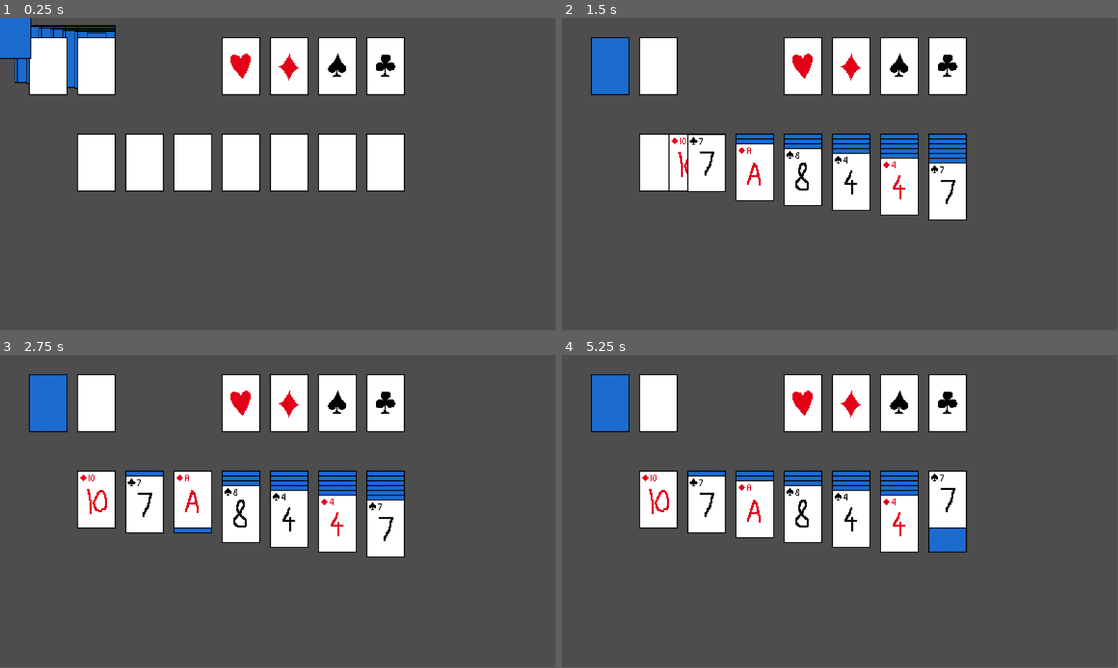
Above: before the commit, frames 1-4 (two rows, left to right).
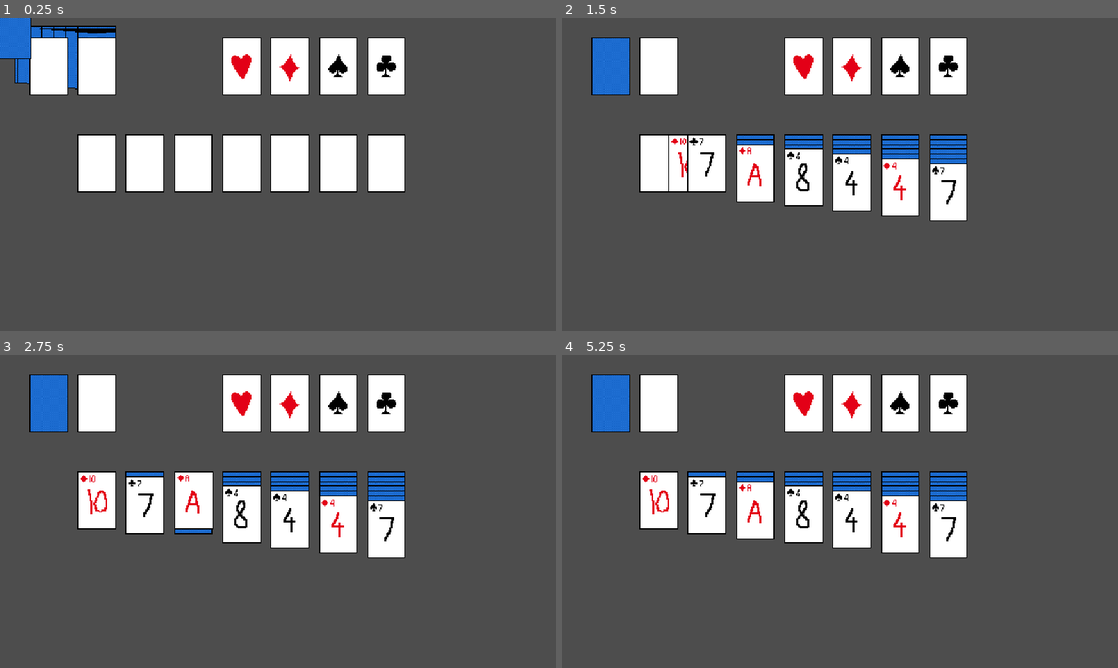
Above: after the commit, the same moments.

Repository: pnkmht135/Solitaire
Game: Godot game, scene res://Game.tscn
Two runs of this game, one before a commit and one after it. Both use one fixed random seed, a clock stepped at 60 frames per second and the inputs below.
Inputs (mouse positions are in pixels of both pictures, inside the frame that each line leads up to):
- Up to frame 1 (0.25 s): no input
- Up to frame 2 (1.5 s): move the mouse to (612, 89) at 0.52 s; press the mouse at (612, 89) at 0.53 s; move the mouse to (706, 161) at 1.27 s; release the mouse at (706, 161) at 1.28 s; click (706, 161) at 1.35 s
- Up to frame 3 (2.75 s): move the mouse to (194, 498) at 2.02 s; press the mouse at (194, 498) at 2.03 s
- Up to frame 4 (5.25 s): tap Enter at 2.75 s; move the mouse to (801, 498) at 2.77 s; release the mouse at (801, 498) at 2.78 s; click (801, 498) at 2.85 s; move the mouse to (851, 498) at 3.52 s; press the mouse at (851, 498) at 3.53 s; tap Space at 4.25 s; move the mouse to (901, 498) at 4.27 s; release the mouse at (901, 498) at 4.28 s; click (901, 498) at 4.35 s; move the mouse to (945, 498) at 5.02 s; press the mouse at (945, 498) at 5.03 s
In our replay, the window is 799x449 before the commit and 800x450 after it. These sizes can differ from the game's own. Grey fills any space a smaller window leaves; there, only what the larger window draws over its background counts as a difference.

The runs differ from the first frame. In frame 1, 2.4% of the frame differs, in the area x 0-73%, y 0-56%; in frame 2, 3.4%; in frame 3, 3.5%; in frame 4, 4.5%, in the area x 5-73%, y 6-65%.

Commit message:
Function: fiexed bug where card.index of child cards of a stack moved to tabluea was not being set. Fixed Stockpile step to use var not hardcoded. Added win condition handling with /party/ visual

Diff:
--- a/Game elements/card.gd
+++ b/Game elements/card.gd
@@ -93,3 +93,9 @@
 		if parent:
 			parent.move_to_front()
 		set_process(true)
+
+func party():
+	var tween = create_tween()
+	tween.set_parallel()
+	tween.tween_property(sprite,"scale",Vector2(0,0),1)
+	tween.tween_property(sprite,"rotation",360,1)
--- a/Game elements/foundation_pile.gd
+++ b/Game elements/foundation_pile.gd
@@ -3,6 +3,7 @@
 
 @onready var sprite_2d: Sprite2D = $Sprite2D
 @export var suit: Global.Suit= Global.Suit.HEART
+@export var game : Game
 var card_to_add: Card = null
 # var num_cards : int = 0 Defined in Table_Element Class
 # var cards_stack : Array[Card] = [] Defined in Table_Elemet Class
@@ -29,6 +30,8 @@
 	cards_stack.append(card)
 	card.enable()
 	num_cards+=1
+	if num_cards > 0:
+		game.check_game_win()
 
 func remove_card(card:Card, index:int)->void:
 	if not(cards_stack.is_empty()) and card!=cards_stack[-1]:
--- a/Game elements/stockpile.gd
+++ b/Game elements/stockpile.gd
@@ -54,7 +54,7 @@
 			# Disable latest open card
 			cards_stack[current_index].disable() # TODO: moove opened cards back to 0,0!
 			# Move them to (0,0)
-			for card in cards_stack.slice(max(0,current_index-2),current_index+1):
+			for card in cards_stack.slice(max(0,current_index-(step-1)),current_index+1):
 				card.current_position=Vector2(0,0)
 				var tween = create_tween()
 				tween.set_ease(Tween.EASE_IN_OUT)
@@ -74,8 +74,8 @@
 			return
 		var new_index: int
 		# Typical case: reveal next 3 closed cards
-		if current_index<num_cards-3:# num_card-> last_index+1
-			new_index=current_index+3
+		if current_index<num_cards-step:# num_card-> last_index+1
+			new_index=current_index+step
 		# Edge case: less than 3 remaining to reveal -> reveal remaining
 		else:
 			new_index=num_cards-1
--- a/Game elements/tableau.gd
+++ b/Game elements/tableau.gd
@@ -12,6 +12,7 @@
 
 # TODO: do i need this to have a collision layer? Since clicking is handled in card
 # BUG: long open stacks not handled properly so moving long stack-> next doesnt flip
+# BUG: when arge stacks being moved around too seems like numcard/cardstack being reduced too much!!
 
 # TODO: handle adding children to ALL open cards when adding carstack.
 # do this with current index to keep track of topmost open card.
@@ -94,17 +95,22 @@
 	area.position=Vector2(0,get_offset())
 	card.parent=self
 	cards_stack.append(card)
+	var index: int = card.index+1
 	for child in card.children:
+		# TODO: set child.index here!
 		cards_stack.append(child)
+		child.index=index
+		index+=1
 		child.parent=self
 
-
+# Change so card.children is no more and add_card takes in optional stack!
 func remove_card(card:Card,index:int)->void:
-	#TODO: Bug where tabluea area being sent too high/back
+	#TODO: Bug removing sends hitbox to 0 and doesnt reset card box
 	if cards_stack.is_empty():
 		push_error("Cannot remove card from an empty Tabluea: ",self.name)
 		return
 	var card_children = cards_stack.slice(card.index+1,num_cards+1)
+	# BUG: card.index not being correct wen card was added as a child of another
 	cards_stack.erase(card)
 	card.children=card_children
 	num_cards-=1
@@ -119,10 +125,6 @@
 			print("Card revealed. ",topcard.index)
 			topcard.flip_card()
 			first_open=topcard.index
-		# TODO: incorperate this loop into the prev children loop
-		# OR: do not need cos card_children always set in remove_card
-		#for child in card_children:
-			#topcard.children.erase(child)
 		topcard.reset_clickbox()
 	else:
 		first_open=-1
--- a/Game.tscn
+++ b/Game.tscn
@@ -10,20 +10,25 @@
 script = ExtResource("1_xkndl")
 CARD = ExtResource("2_u44n3")
 
-[node name="Heart_Pile" parent="." instance=ExtResource("5_t88pq")]
+[node name="Heart_Pile" parent="." node_paths=PackedStringArray("game") instance=ExtResource("5_t88pq")]
 position = Vector2(500, 100)
+suit = 0
+game = NodePath("..")
 
-[node name="Diamond_Pile" parent="." instance=ExtResource("5_t88pq")]
+[node name="Diamond_Pile" parent="." node_paths=PackedStringArray("game") instance=ExtResource("5_t88pq")]
 position = Vector2(600, 100)
 suit = 2
+game = NodePath("..")
 
-[node name="Spade_Pile" parent="." instance=ExtResource("5_t88pq")]
+[node name="Spade_Pile" parent="." node_paths=PackedStringArray("game") instance=ExtResource("5_t88pq")]
 position = Vector2(700, 100)
 suit = 1
+game = NodePath("..")
 
-[node name="Clover_Pile" parent="." instance=ExtResource("5_t88pq")]
+[node name="Clover_Pile" parent="." node_paths=PackedStringArray("game") instance=ExtResource("5_t88pq")]
 position = Vector2(800, 100)
 suit = 3
+game = NodePath("..")
 
 [node name="Tableau1" parent="." instance=ExtResource("2_xkndl")]
 unique_name_in_owner = true
--- /dev/null
+++ b/TitleScreen.tscn
@@ -0,0 +1,33 @@
+[gd_scene format=3 uid="uid://dqhqbcnb1sbyu"]
+
+[node name="TitleScreen" type="Control"]
+custom_minimum_size = Vector2(50, 50)
+layout_mode = 3
+anchors_preset = 15
+anchor_right = 1.0
+anchor_bottom = 1.0
+offset_left = 32.0
+offset_top = 32.0
+offset_right = -32.0
+offset_bottom = -32.0
+grow_horizontal = 2
+grow_vertical = 2
+
+[node name="VBoxContainer" type="VBoxContainer" parent="."]
+layout_mode = 1
+anchors_preset = -1
+anchor_right = 1.0
+anchor_bottom = 1.0
+offset_left = 300.0
+offset_top = 100.0
+offset_right = -300.0
+offset_bottom = -100.0
+grow_horizontal = 2
+grow_vertical = 2
+
+[node name="Button" type="Button" parent="VBoxContainer"]
+modulate = Color(5.77569e-07, 0.617943, 0.667223, 1)
+layout_mode = 2
+theme_override_colors/font_color = Color(1, 0, 0, 1)
+theme_override_font_sizes/font_size = 50
+text = "PLAY GAME!"
--- a/game.gd
+++ b/game.gd
@@ -1,3 +1,4 @@
+class_name  Game
 extends Node2D
 
 @export var CARD: PackedScene
@@ -9,6 +10,12 @@
 @onready var tableau_6: Tableau = %Tableau6
 @onready var tableau_7: Tableau = %Tableau7
 @onready var stockpile: Stockpile = $Stockpile
+var Foundation_Piles: Array[Foundation_Pile] = [
+	$Heart_Pile,
+	$Diamond_Pile,
+	$Spade_Pile,
+	$Clover_Pile
+]
 
 var Deck : Array[Card]
 
@@ -25,11 +32,8 @@
 			card.num=i
 			Deck.append(card)
 			add_child(card) # can comment this out to have cards start in tableuas/other
-
-	# Shuffle!!
 	Deck.shuffle()
-
-	# Distribute the shuffled deck
+	# Distribute the shuffled deck among game elements
 	tableau_1.initiate(Deck.slice(0,1))
 	tableau_2.initiate(Deck.slice(1,3))
 	tableau_3.initiate(Deck.slice(3,6))
@@ -38,3 +42,12 @@
 	tableau_6.initiate(Deck.slice(15,21))
 	tableau_7.initiate(Deck.slice(21,28))
 	stockpile.initiate(Deck.slice(28,53))
+
+func are_Foundation_Piles_Full()->bool:
+	return Foundation_Piles.all(func(value): return value==13)
+
+func check_game_win():
+	if are_Foundation_Piles_Full():
+		print("Party!!")
+		for card in Deck:
+			card.party()
--- a/project.godot
+++ b/project.godot
@@ -19,6 +19,10 @@
 
 Global="*res://Global.gd"
 
+[display]
+
+window/stretch/mode="canvas_items"
+
 [input]
 
 Click={
